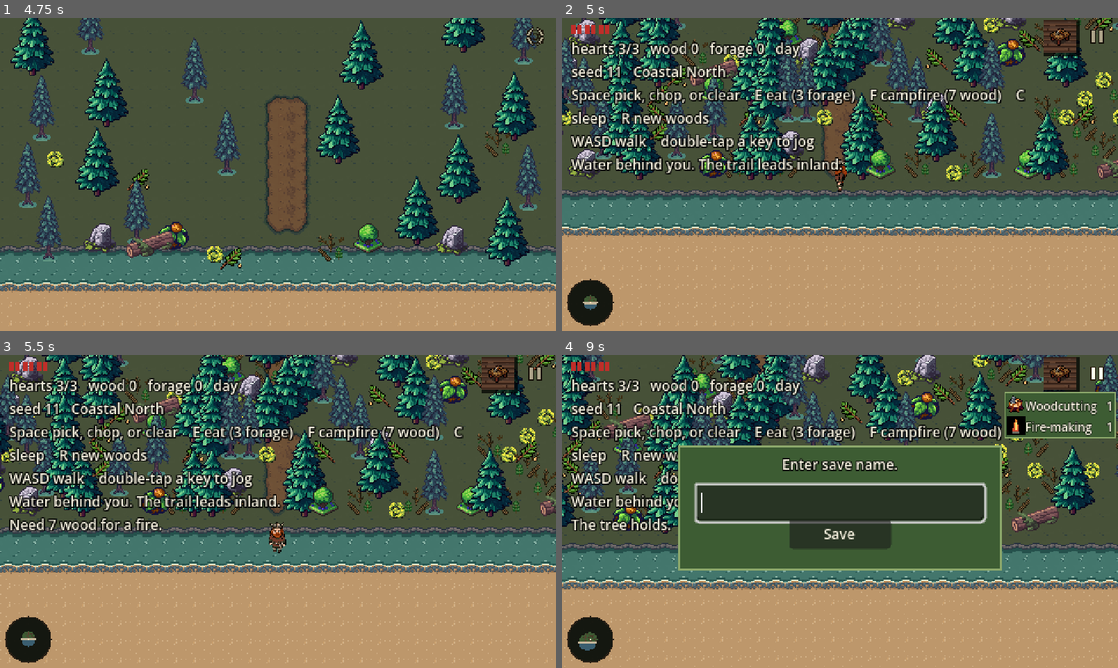
Above: before the commit, frames 1-4 (two rows, left to right).
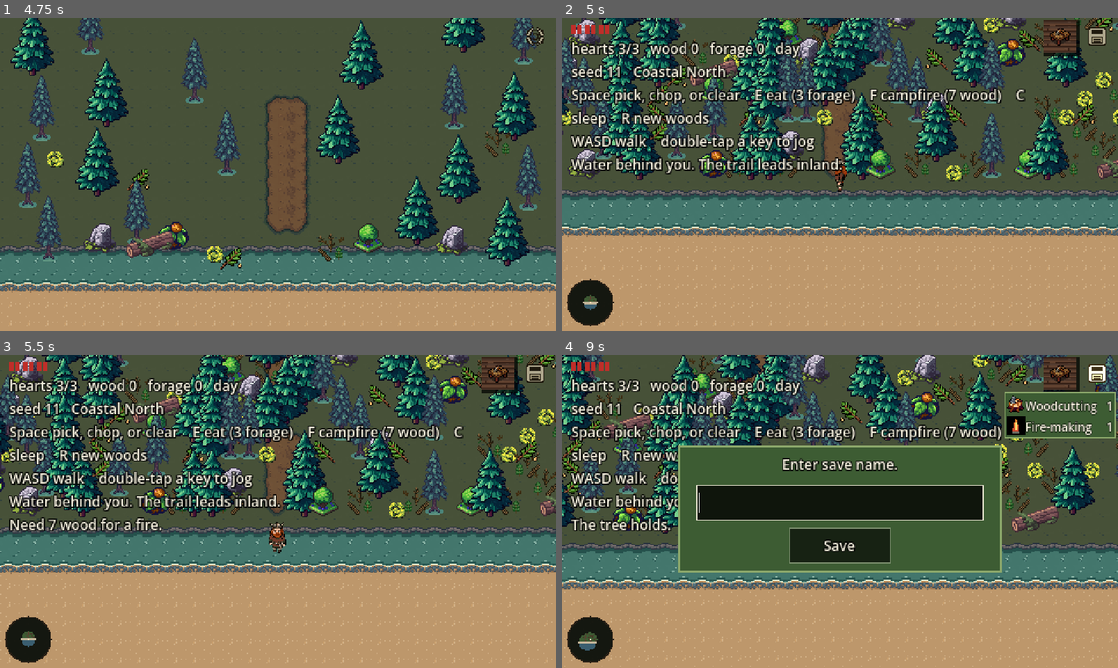
Above: after the commit, the same moments.

Repository: sam-dev-site/leif-in-the-wind
Game: Godot game, scene res://title/title.tscn
Two runs of this game, one before a commit and one after it. Both use one fixed random seed, a clock stepped at 60 frames per second and the inputs below.
Inputs (mouse positions are in pixels of both pictures, inside the frame that each line leads up to):
- Up to frame 1 (4.75 s): click "New Game" at 0.5 s; click (533, 36) at 1.25 s; tap Enter at 2 s; move the mouse to (250, 237) at 2.02 s; hold W 2.03-3.53 s; tap N at 2.1 s; tap Space at 2.27, 3.02, 4.52 s; move the mouse to (444, 221) at 2.77 s; tap Y at 2.85 s; move the mouse to (111, 127) at 3.52 s; hold A from 3.53 s (still down); tap R at 3.6 s; move the mouse to (305, 174) at 4.27 s; tap E at 4.35 s
- Up to frame 2 (5 s): keep holding A
- Up to frame 3 (5.5 s): move the mouse to (194, 433) at 5.02 s; release A at 5.03 s; hold S from 5.03 s (still down); tap F at 5.1 s; tap Space at 5.27 s
- Up to frame 4 (9 s): move the mouse to (962, 495) at 5.77 s; release S at 5.78 s; hold D 5.78-6.53 s; tap C at 5.85 s; tap Space at 6.02, 7.52 s; move the mouse to (728, 527) at 6.52 s; hold W 6.53-7.28 s; tap N at 6.6 s; move the mouse to (895, 442) at 7.27 s; hold D 7.28-8 s; tap Y at 7.35 s; click (1062, 373) at 8 s; click (1095, 373) at 8.75 s

Frame 1 is identical in both runs. In frame 2, 0.2% of the frame differs, in the area x 94-98%, y 2-9%; in frame 3, 0.2%; in frame 4, 9.0%, in the area x 20-98%, y 2-70%.

Commit message:
Fix name box covering the field; make the save mark a floppy.
Play read the bars as pause, and the Save button sat on the LineEdit.

Co-authored-by: sam-dev-site <sam-dev-site@users.noreply.github.com>

Diff:
--- a/game/tests/run.gd
+++ b/game/tests/run.gd
@@ -1498,14 +1498,14 @@
 		_expect(floppy.size.x >= 24.0 and floppy.size.y >= 24.0, "the save mark has a corner-sized click")
 		var floppy_click := Rect2(Vector2.ZERO, floppy.size)
 		_expect(floppy_click.has_point(Vector2(1, 1)), "the corner of the save mark clicks")
-		_expect(floppy_click.has_point(floppy.size * 0.5), "the gap between the bars clicks")
+		_expect(floppy_click.has_point(floppy.size * 0.5), "the center of the mark clicks")
 		_expect(floppy.mouse_filter == Control.MOUSE_FILTER_STOP, "the save mark takes the click")
 		var tex := (floppy as TextureButton).texture_normal
-		_expect(tex != null and _is_pause_mark(tex), "the save mark is two vertical bars")
+		_expect(tex != null and _is_floppy_mark(tex), "the save mark is a floppy disc")
 		var skills_mark := hud.get_node_or_null("SkillsMark") as TextureButton
 		_expect(skills_mark != null, "the skills mark is on the hud")
 		if skills_mark != null:
-			_expect(skills_mark.position.x < floppy.position.x, "the skills mark sits left of the bars")
+			_expect(skills_mark.position.x < floppy.position.x, "the skills mark sits left of the floppy")
 			_expect(skills_mark.size.x >= 24.0, "the skills mark has a corner-sized click")
 			var shade := hud.get_node_or_null("SkillsMarkShadow") as Control
 			_expect(shade != null, "the brown tile has a drop shadow")
@@ -1544,12 +1544,30 @@
 			world.skills.woodcutting_xp = 0
 			world.skills.firemaking_xp = 0
 		floppy.pressed.emit()
-		_expect(world.is_naming(), "clicking the bars asks for a name")
+		_expect(world.is_naming(), "clicking the floppy asks for a name")
 		world.cancel_save_name()
 	_expect(not ShoreSave.has_slot(0), "a new shore has no file yet")
 	world.try_save()
 	_expect(world.is_naming(), "the first floppy asks for a name")
 	_expect(clock != null and not clock.is_processing(), "the night waits while he types")
+	var name_box := hud.get_node_or_null("SaveName") as Control
+	_expect(name_box != null and name_box.visible, "the name box is open")
+	if name_box != null:
+		var field := name_box.get_node_or_null("SaveNameField") as Control
+		var confirm := name_box.get_node_or_null("SaveNameConfirm") as Control
+		var plate := name_box.get_node_or_null("SaveNamePlate") as Control
+		_expect(field != null and confirm != null and plate != null, "the name box has field, Save, and plate")
+		if field != null and confirm != null and plate != null:
+			var field_rect := Rect2(field.position, field.size)
+			var save_rect := Rect2(confirm.position, confirm.size)
+			_expect(not field_rect.intersects(save_rect), "field and Save do not overlap")
+			_expect(confirm.position.y >= field.position.y + field.size.y, "Save sits below the field")
+			var plate_rect := Rect2(plate.position, plate.size)
+			_expect(plate_rect.encloses(field_rect), "the field sits inside the green plate")
+			_expect(plate_rect.encloses(save_rect), "Save sits inside the green plate")
+			var save_btn := confirm as Button
+			var normal := save_btn.get_theme_stylebox("normal") as StyleBoxFlat
+			_expect(normal != null and normal.bg_color.a > 0.5, "Save is opaque")
 	_expect(not world.submit_save_name("   "), "a blank name does not write")
 	_expect(world.is_naming() and not ShoreSave.has_slot(0), "the name box stays open")
 	var escape := InputEventKey.new()
@@ -1726,10 +1744,21 @@
 	}
 
 
-func _is_pause_mark(tex: Texture2D) -> bool:
+func _is_floppy_mark(tex: Texture2D) -> bool:
 	var img := tex.get_image()
 	if img == null or img.get_width() != 16 or img.get_height() != 16:
 		return false
+	var center := img.get_pixel(8, 8)
+	if center.a <= 0.5:
+		return false
+	var opaque := 0
+	for y in 16:
+		for x in 16:
+			if img.get_pixel(x, y).a > 0.5:
+				opaque += 1
+	if opaque <= 80:
+		return false
+	# Old pause bars were two ink runs on row y=7. A filled disc must not match that.
 	var runs := 0
 	var in_bar := false
 	for x in 16:
@@ -1739,7 +1768,9 @@
 			in_bar = true
 		elif not ink:
 			in_bar = false
-	return runs == 2
+	if runs == 2:
+		return false
+	return true
 
 
 ## Stand on the tile south of target and face it, so F aims at that world cell.
--- a/game/world/hud.gd
+++ b/game/world/hud.gd
@@ -216,8 +216,8 @@
 		return
 	_floppy = TextureButton.new()
 	_floppy.name = "SaveFloppy"
-	# The bars are only a few pixels wide. The clickable square is the whole corner,
-	# including the gap, so a click on the mark still saves.
+	# The floppy mark is a 16×16 disc centered in this holder. The clickable square is
+	# the whole 28×28 corner, so a click on the mark still saves.
 	_floppy.position = Vector2(448, 2)
 	_floppy.custom_minimum_size = Vector2(28, 28)
 	_floppy.size = Vector2(28, 28)
@@ -276,7 +276,7 @@
 	_skills_btn.pressed.connect(_toggle_skills)
 	add_child(_skills_btn)
 	_skills_btn.size = Vector2(28, 28)
-	# Sit under the skills mark and the two bars (416–476). Skills stack down this column.
+	# Sit under the skills mark and the floppy (416–476). Skills stack down this column.
 	_skills_panel = Panel.new()
 	_skills_panel.name = "SkillsPanel"
 	_skills_panel.visible = false
@@ -456,6 +456,7 @@
 	box.mouse_filter = Control.MOUSE_FILTER_STOP
 	box.set_anchors_preset(Control.PRESET_FULL_RECT)
 	var plate := Panel.new()
+	plate.name = "SaveNamePlate"
 	plate.position = Vector2(100, 78)
 	plate.size = Vector2(280, 108)
 	plate.mouse_filter = Control.MOUSE_FILTER_STOP
@@ -477,22 +478,45 @@
 	title.add_theme_constant_override("outline_size", 4)
 	box.add_child(title)
 	_name_line = LineEdit.new()
+	_name_line.name = "SaveNameField"
 	_name_line.position = Vector2(116, 112)
+	_name_line.custom_minimum_size = Vector2(248, 22)
 	_name_line.size = Vector2(248, 22)
 	_name_line.max_length = ShoreSave.NAME_LIMIT
 	_name_line.focus_mode = Control.FOCUS_ALL
 	_name_line.add_theme_font_size_override("font_size", 12)
 	_name_line.add_theme_color_override("font_color", CREAM)
+	_name_line.add_theme_color_override("font_placeholder_color", Color(CREAM.r, CREAM.g, CREAM.b, 0.45))
+	var field_normal := _name_box_style(Color(CREAM.r, CREAM.g, CREAM.b, 0.35))
+	var field_focus := _name_box_style(Color(CREAM.r, CREAM.g, CREAM.b, 0.9))
+	_name_line.add_theme_stylebox_override("normal", field_normal)
+	_name_line.add_theme_stylebox_override("focus", field_focus)
+	_name_line.add_theme_stylebox_override("read_only", field_normal)
 	_name_line.text_submitted.connect(func(text: String) -> void: name_submitted.emit(text))
 	box.add_child(_name_line)
 	var save := Button.new()
+	save.name = "SaveNameConfirm"
 	save.text = "Save"
-	save.position = Vector2(196, 142)
 	save.custom_minimum_size = Vector2(88, 22)
+	save.size = Vector2(88, 22)
 	save.focus_mode = Control.FOCUS_NONE
 	save.add_theme_font_size_override("font_size", 12)
 	save.add_theme_color_override("font_color", CREAM)
 	save.add_theme_color_override("font_hover_color", CREAM)
+	save.add_theme_color_override("font_pressed_color", CREAM)
+	save.add_theme_color_override("font_outline_color", Color(0, 0, 0, 0.85))
+	save.add_theme_constant_override("outline_size", 4)
+	var save_normal := _name_box_style(Color(CREAM.r, CREAM.g, CREAM.b, 0.35))
+	var save_lit := _name_box_style(Color(CREAM.r, CREAM.g, CREAM.b, 0.9))
+	save.add_theme_stylebox_override("normal", save_normal)
+	save.add_theme_stylebox_override("hover", save_lit)
+	save.add_theme_stylebox_override("pressed", save_lit)
+	save.add_theme_stylebox_override("focus", save_normal)
+	# Keep at least 6px under the field. Center Save on the plate.
+	save.position = Vector2(196, _name_line.position.y + _name_line.size.y + 6.0)
+	var plate_bottom := save.position.y + save.size.y + 8.0
+	if plate_bottom > plate.position.y + plate.size.y:
+		plate.size.y = plate_bottom - plate.position.y
 	save.pressed.connect(func() -> void: name_submitted.emit(_name_line.text))
 	box.add_child(save)
 	box.set_process_unhandled_input(true)
@@ -500,6 +524,15 @@
 	_name_box = box
 
 
+func _name_box_style(border: Color) -> StyleBoxFlat:
+	var style := StyleBoxFlat.new()
+	style.bg_color = Color(0.05, 0.07, 0.04, 0.78)
+	style.set_border_width_all(1)
+	style.border_color = border
+	style.set_content_margin_all(2)
+	return style
+
+
 func _input(event: InputEvent) -> void:
 	if not is_naming():
 		return
Binary file changed: game/art/ui/save_floppy.png
Not shown, changed: docs/BUGS.md
Not shown, changed: docs/DECISIONS.md
Not shown, changed: docs/IDEAS.md
Not shown, changed: docs/SKILLS.md
Not shown, changed: docs/SLICE_0.md
Not shown, changed: docs/STATUS.md
